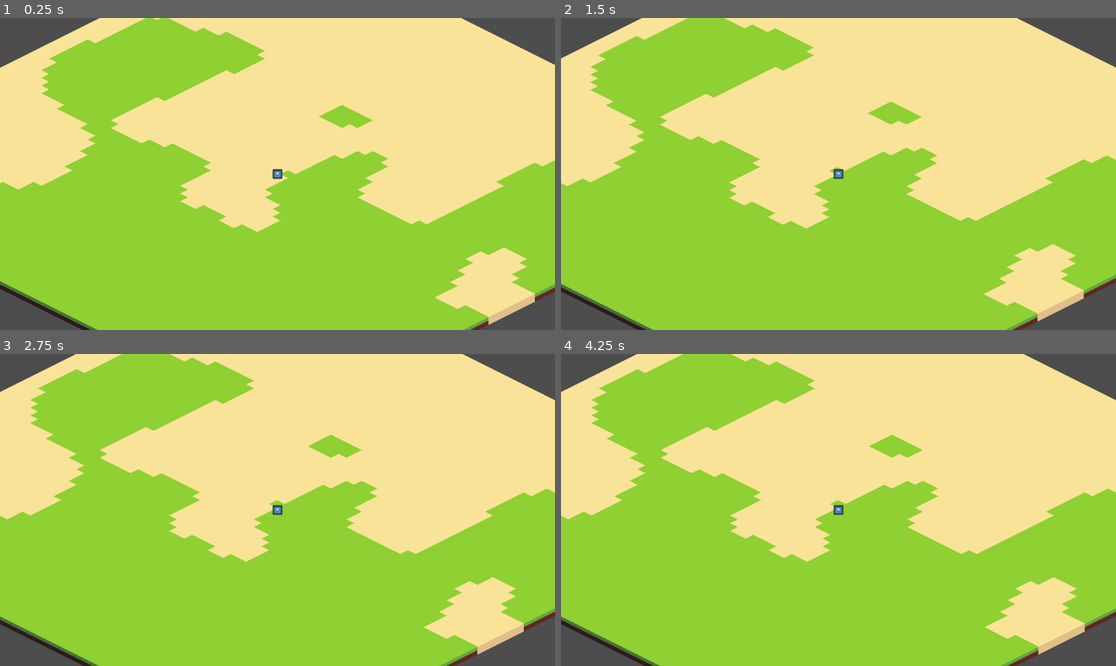
Above: before the commit, frames 1-4 (two rows, left to right).
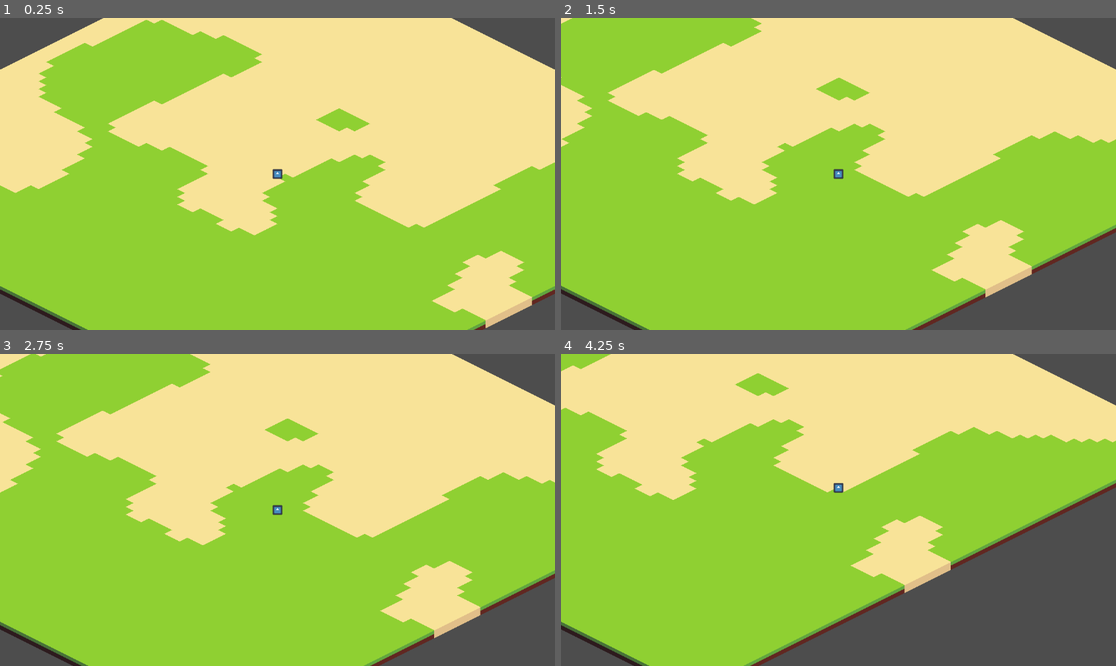
Above: after the commit, the same moments.

Repository: Ipnu22Aris33/hello-craft
Game: Godot game, scene res://scenes/World.tscn
Same seed, same stepped clock (60 frames per second), same inputs: the game is played once before the commit and once after it. The engine's default icon, where the game draws it, is replaced by a stand-in: a white triangle on a blue panel in a dark square.
Inputs (mouse positions are in pixels of both pictures, inside the frame that each line leads up to):
- Up to frame 1 (0.25 s): no input
- Up to frame 2 (1.5 s): tap Enter (ui_accept) at 0.5, 0.6, 0.77, 1.07, 1.35 s; move the mouse to (960, 158) at 0.52 s; hold Right (ui_right) from 0.53 s (still down); click (960, 158) at 0.67 s; move the mouse to (727, 189) at 1.27 s
- Up to frame 3 (2.75 s): tap Enter (ui_accept) at 1.52, 1.82, 2.1 s; move the mouse to (333, 441) at 2.02 s; release Right (ui_right) at 2.03 s; hold Left (ui_left) from 2.03 s (still down)
- Up to frame 4 (4.25 s): move the mouse to (810, 572) at 2.77 s; release Left (ui_left) at 2.78 s; hold Right (ui_right) from 2.78 s (still down); tap Enter (ui_accept) at 2.85, 3.02, 3.32, 3.6, 3.77, 4.07 s; click (810, 572) at 2.92 s; move the mouse to (1005, 556) at 3.52 s

The runs differ from the first frame. In frame 1, 4.7% of the frame differs, in the area x 0-100%, y 0-100%; in frame 2, 29%; in frame 3, 25%; in frame 4, 50%.

Commit message:
feat: Convert player to isometric movement with jump
- Changed physics layers and collision shape to circle for isometric
- Rewrote player script: separate horizontal iso movement from vertical jump
- Added height tracking and sprite offset for visual jump effect

Diff:
--- a/scenes/Player.tscn
+++ b/scenes/Player.tscn
@@ -3,9 +3,11 @@
 [ext_resource type="Script" uid="uid://rmlc7krxlxtn" path="res://scripts/player.gd" id="1_v6fml"]
 [ext_resource type="Texture2D" uid="uid://brdkkkji1svl8" path="res://icon.svg" id="2_3li8b"]
 
-[sub_resource type="RectangleShape2D" id="RectangleShape2D_mdl7e"]
+[sub_resource type="CircleShape2D" id="CircleShape2D_v6fml"]
+radius = 8.5
 
 [node name="Player" type="CharacterBody2D" unique_id=718565611]
+motion_mode = 1
 script = ExtResource("1_v6fml")
 
 [node name="Sprite2D" type="Sprite2D" parent="." unique_id=1500082293]
@@ -14,6 +16,6 @@
 texture = ExtResource("2_3li8b")
 
 [node name="CollisionShape2D" type="CollisionShape2D" parent="." unique_id=1049742844]
-shape = SubResource("RectangleShape2D_mdl7e")
+shape = SubResource("CircleShape2D_v6fml")
 
 [node name="Camera2D" type="Camera2D" parent="." unique_id=1006031269]
--- a/scenes/World.tscn
+++ b/scenes/World.tscn
@@ -217,7 +217,8 @@
 tile_shape = 1
 tile_layout = 4
 tile_size = Vector2i(32, 16)
-physics_layer_0/collision_layer = 3
+physics_layer_0/collision_layer = 0
+physics_layer_0/collision_mask = 0
 sources/0 = SubResource("TileSetAtlasSource_1lgw5")
 sources/1 = SubResource("TileSetAtlasSource_hlk0d")
 
--- a/scripts/player.gd
+++ b/scripts/player.gd
@@ -1,10 +1,19 @@
 extends CharacterBody2D
 
-const SPEED := 100.0
-const JUMP_FORCE := -200.0
+const SPEED := 150.0
+
+const JUMP_FORCE := 220.0
 const GRAVITY := 500.0
 
-func _physics_process(delta: float) -> void:
+@onready var sprite_root := $Sprite2D
+
+var height := 0.0
+var vertical_velocity := 0.0
+
+func _physics_process(delta):
+	# ------------------------------------------------
+	# MOVE
+	# ------------------------------------------------
 	var input := Vector2(
 		Input.get_axis("ui_left", "ui_right"),
 		Input.get_axis("ui_up", "ui_down")
@@ -18,10 +27,24 @@
 	if iso.length() > 0:
 		iso = iso.normalized()
 
-	velocity.x = iso.x * SPEED
-	velocity.y += GRAVITY * delta
-
-	if is_on_floor() and Input.is_action_just_pressed("ui_accept"):
-		velocity.y = JUMP_FORCE
+	velocity = iso * SPEED
 
 	move_and_slide()
+
+	# ------------------------------------------------
+	# JUMP
+	# ------------------------------------------------
+
+	if Input.is_action_just_pressed("ui_accept") and height == 0:
+		vertical_velocity = JUMP_FORCE
+
+	vertical_velocity -= GRAVITY * delta
+
+	height += vertical_velocity * delta
+
+	if height < 0:
+		height = 0
+		vertical_velocity = 0
+
+	# VISUAL OFFSET
+	sprite_root.position.y = - height
